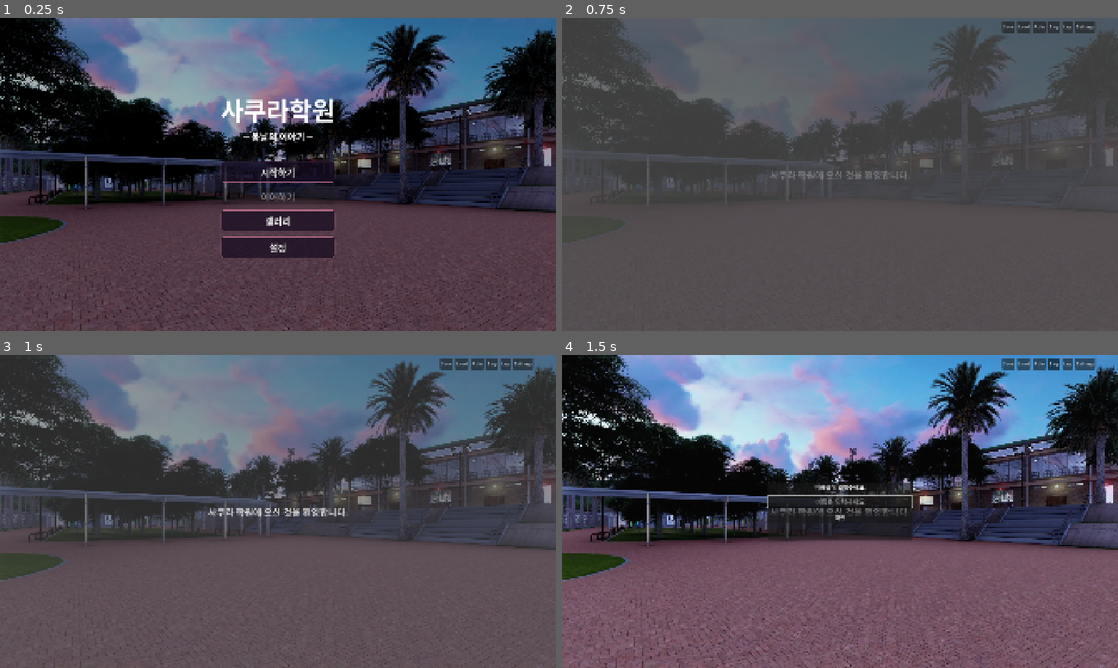
Above: before the commit, frames 1-4 (two rows, left to right).
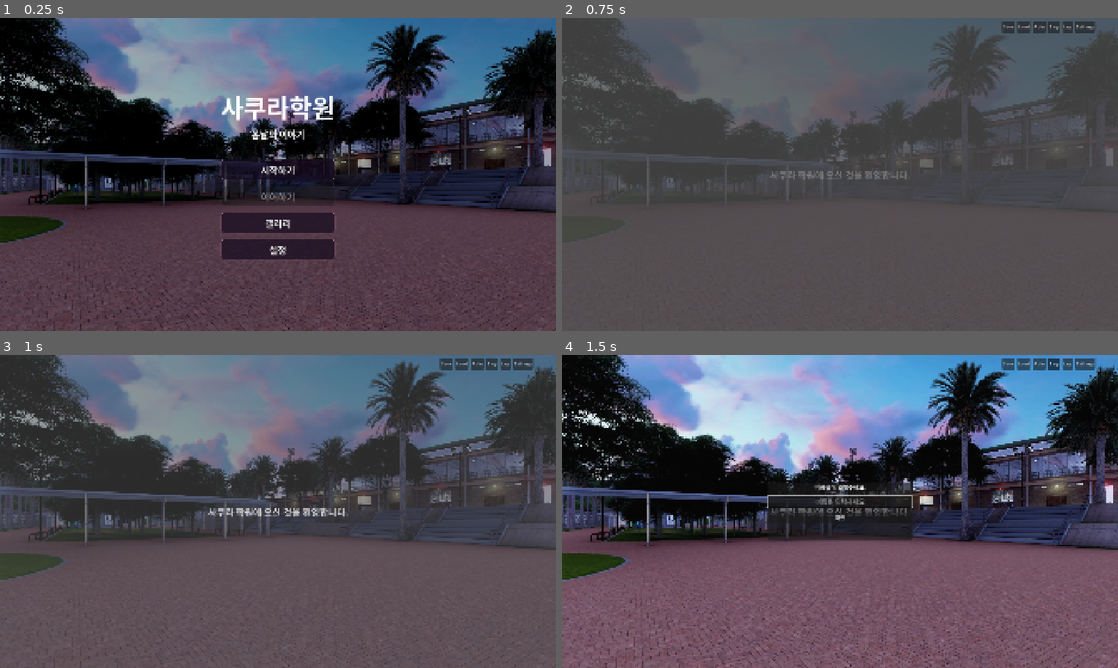
Above: after the commit, the same moments.

Repository: fomula91/godot-m
Game: Godot game, scene res://scenes/title_screen.tscn
The game is run twice, just before and just after one commit, with the same random seed, the same clock (stepped at 60 frames per second) and the same inputs.
Inputs:
- Up to frame 1 (0.25 s): no input
- Up to frame 2 (0.75 s): click "시작하기" at 0.5 s
- Up to frame 3 (1 s): no input
- Up to frame 4 (1.5 s): click "Skip" at 1.25 s

The runs differ from the first frame. In frame 1, 2.0% of the frame differs, in the area x 39-61%, y 24-78%; in frame 2, nothing differs; in frame 3, nothing differs; in frame 4, nothing differs.

Commit message:
버튼 스타일 케이스 별 적용

Diff:
--- a/scenes/components/MenuButton.gd
+++ b/scenes/components/MenuButton.gd
@@ -15,6 +15,24 @@
 	hover.border_color = Color(0.957, 0.561, 0.694, 0.6)
 	add_theme_stylebox_override("hover", hover)
 
+	# Pressed 상태 스타일
+	var pressed_style := style.duplicate()
+	pressed_style.bg_color = Color(0.05, 0.02, 0.8, 0.95)
+	pressed_style.border_color = Color(0.957, 0.561, 0.694, 0.8)
+	add_theme_stylebox_override("pressed", pressed_style)
+
+	#  disabled 상태 스타일
+	var disabled_style := style.duplicate()
+	disabled_style.bg_color = Color(0.1, 0.1, 0.1, 0.4)
+	disabled_style.border_color = Color(0.3, 0.3, 0.3, 0.2)
+	add_theme_stylebox_override("disabled", disabled_style)
+
+	# focus: 키보드 포커스 (테두리만 강조)
+	var focus_style := style.duplicate()
+	focus_style.border_color = Color(0.957, 0.561, 0.694, 0.9)
+	focus_style.set_border_width_all(2)
+	add_theme_stylebox_override("focus", focus_style)
+
 	#클릭 사운드
 	pressed.connect(AudioManager.play_ui_click)
 
